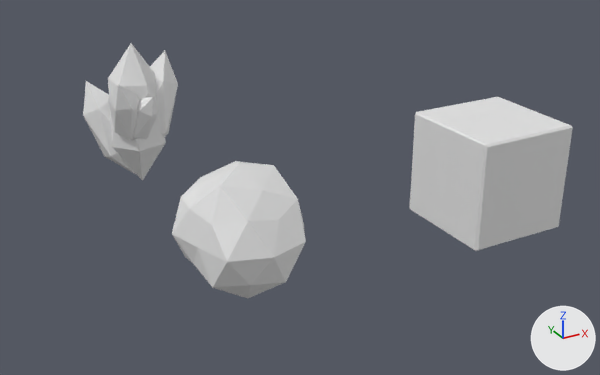
What one commit did to the FBX model MLD66/Assets/asteroid/asteroid_chunk.fbx.
The view is the same before and after, from a 50 mm lens placed at (-4.89, -10.8, 5.88), pointed at (1.96, 1.65, -0.35). The lights are fixed; the arrows at lower right show +X, +Y and +Z.

Names of what the first picture shows: 'bismuth_med', 'mineralnode', 'rock_med'.
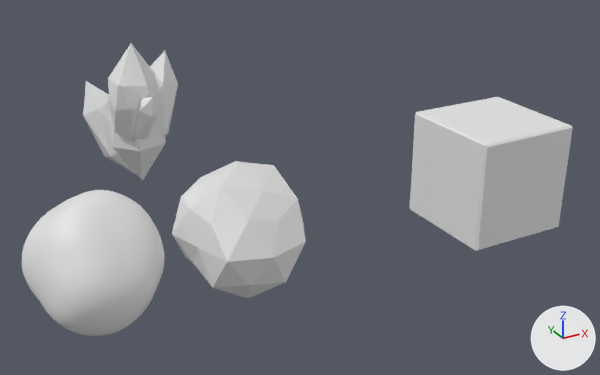
The change, as a list of edits to the scene's bpy script:
```text
Add me_mesh:
    me_mesh.from_pydata(...)  # 3842 vertices, 3840 faces; spans x -1.0..0.96, y -1.08..0.95, z -0.96..1.05
Add ob_rock_med_col:
    ob_rock_med_col = bpy.data.objects.new('rock_med_col', me_mesh)
    ob_rock_med_col.location = (-2.33, 0.0, 0.0)
```

Changed parts and their boxes (x1, y1, x2, y2) in the pictures (600 x 375 px):
'rock_med_col', added
    after: (22, 190, 164, 336)
